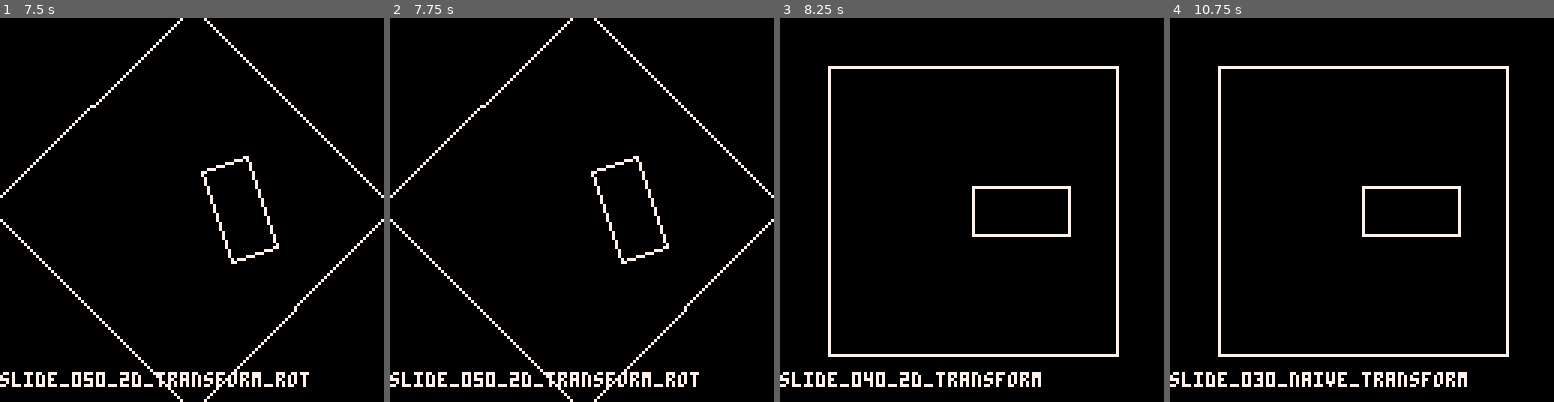
Above: before the commit, frames 1-4 (left to right).
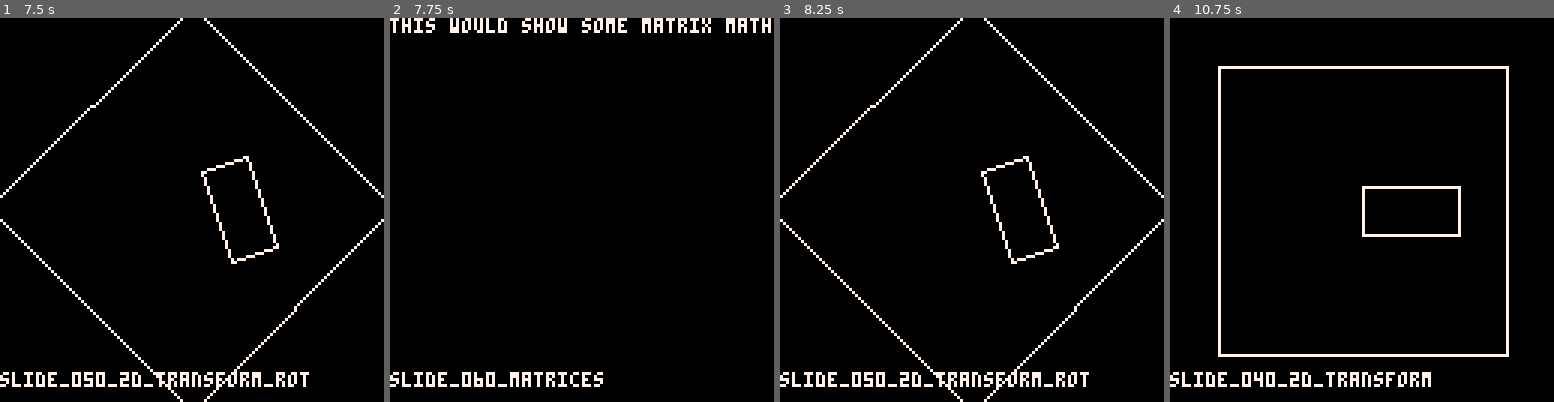
Above: after the commit, the same moments.

Repository: MiniMechMedia/pico8-games
Game: PICO-8 cartridge carts/graphics-with-pico8/game-template.p8
Two runs of this game, one before a commit and one after it. Both use one fixed random seed, a clock stepped at 60 frames per second and the inputs below.
Inputs:
- Up to frame 1 (7.5 s): hold Right 1.6-2.1 s; hold Right 2.47-3.03 s; hold Left 3.08-3.58 s; hold Right 4.02-4.68 s; hold Left 5.08-5.68 s; hold Right 6.08-6.58 s; hold Right 6.63-7.13 s
- Up to frame 2 (7.75 s): hold Right from 7.5 s (still down)
- Up to frame 3 (8.25 s): release Right at 8.07 s; hold Left from 8.12 s (still down)
- Up to frame 4 (10.75 s): release Left at 8.62 s; hold Right 9.05-9.72 s; hold Left 10.12-10.72 s

Frame 1 is identical in both runs. In frame 2, 4.3% of the frame differs, in the area x 0-100%, y 0-100%; in frame 3, 5.0%; in frame 4, 0.7%.

Commit message:
matrix math placeholder

Diff:
--- a/carts/graphics-with-pico8/game-template.p8
+++ b/carts/graphics-with-pico8/game-template.p8
@@ -16,13 +16,16 @@
 slide_040_2d_transform = {draw = draw, name = 'slide_040_2d_transform'}
 #include slide_050_2d_transform_rot.lua
 slide_050_2d_transform_rot = {draw = draw, name = 'slide_050_2d_transform_rot'}
+#include slide_060_matrices.lua
+slide_060_matrices = {draw = draw, name = 'slide_060_matrices'}
 slides = {
 slide_010_naive_square,
 slide_015_naive_square2,
 slide_020_square_world_coords,
 slide_030_naive_transform,
 slide_040_2d_transform,
-slide_050_2d_transform_rot
+slide_050_2d_transform_rot,
+slide_060_matrices
 }
 -- END SLIDES
 
--- /dev/null
+++ b/carts/graphics-with-pico8/slide_060_matrices.lua
@@ -0,0 +1,3 @@
+function draw()
+    print('this would show some matrix math')
+end
